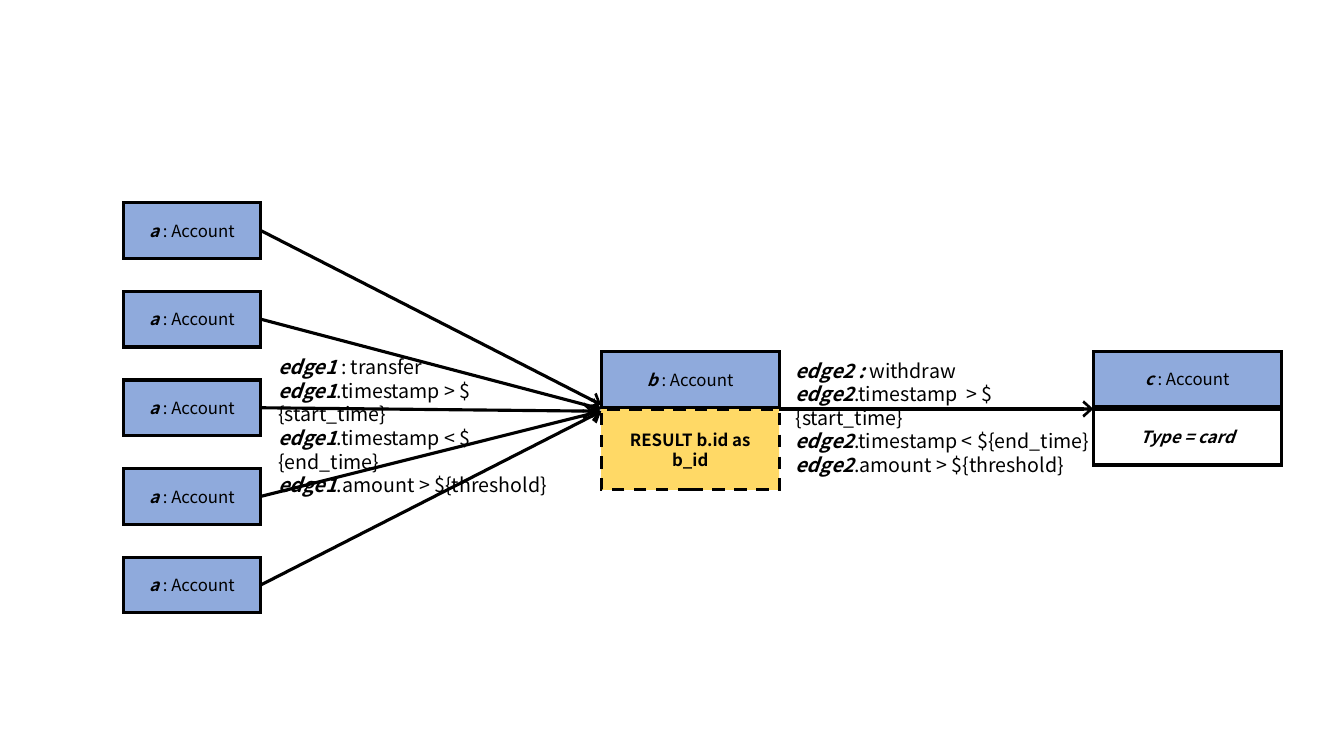
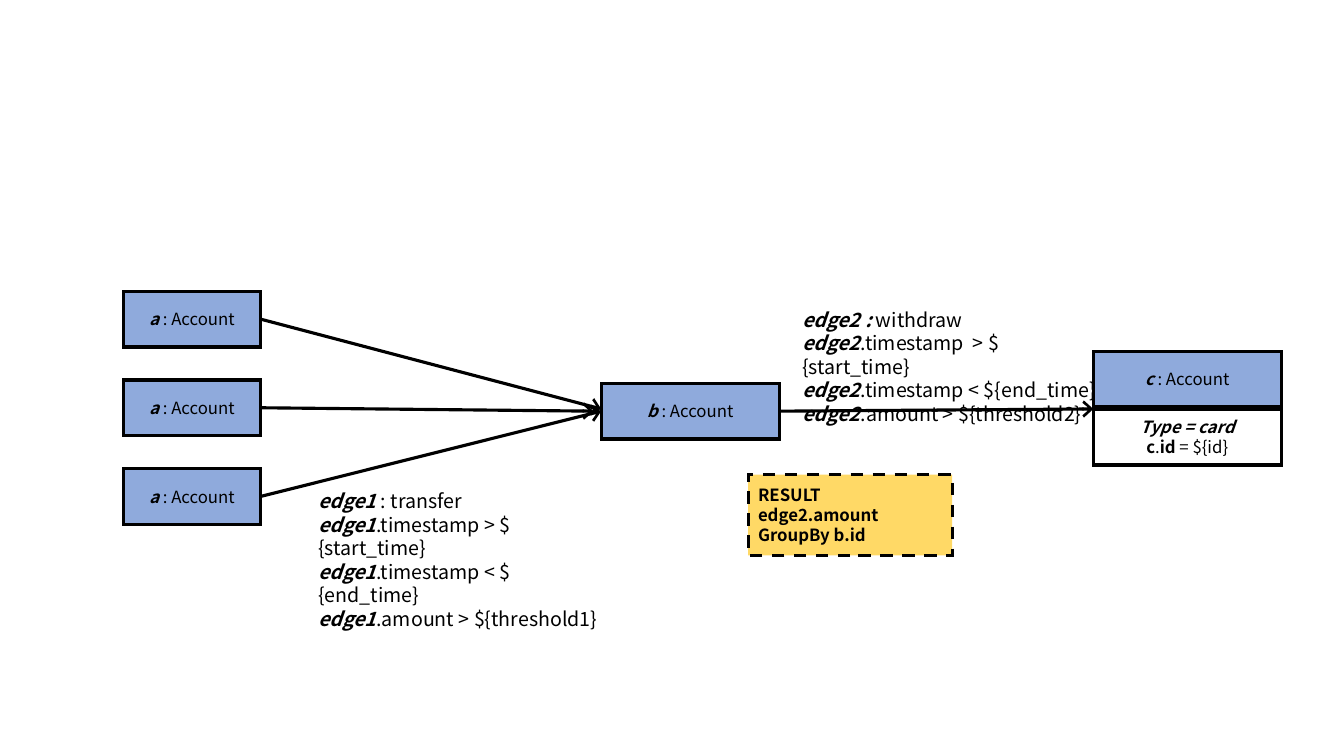
Before and after one commit to ldbc/ldbc_finbench_docs, a slide deck: slide 6 of patterns/transaction-read.pptx. Drawn at 1344x756 pixels with LibreOffice and Linux fonts; fonts in the diff are those of the drawing. Boxes give left, top, right and bottom in pixels: in the first picture for what was removed or moved away, otherwise in the second. Text is boxed around its words. In the diff, an @@ line names an element or a change of style, - is before the commit and + after.

```diff
--- a/patterns/transaction-read.pptx
+++ b/patterns/transaction-read.pptx
@@ text "edge2 : withdraw" moved from (x1=796, y1=362, x2=1089, y2=477) to (x1=802, y1=311, x2=1096, y2=426) @@
@@ rectangle "b : Account" moved from (x1=601, y1=352, x2=779, y2=407) to (x1=601, y1=383, x2=779, y2=439) @@
@@ group removed at (x1=123, y1=203, x2=601, y2=613): 2 arrows, 2 rectangles @@
-a : Account
-a : Account
@@ text at (x1=802, y1=400, x2=1081, y2=426): text changed @@
-edge2.amount > ${threshold}
+edge2.amount > ${threshold2}
@@ text in rectangle at (x1=1146, y1=439, x2=1229, y2=456): paragraph added @@
+c.id = ${id}
@@ rectangle "RESULT edge2.amount" resized from (x1=601, y1=409, x2=779, y2=490) to (x1=748, y1=475, x2=952, y2=556) @@
@@ text "edge1 : transfer" moved from (x1=278, y1=354, x2=547, y2=498) to (x1=318, y1=492, x2=597, y2=631) @@
@@ text in rectangle at (x1=758, y1=488, x2=878, y2=545): text changed @@
-RESULT b.id as b_id
+RESULT edge2.amount
+GroupBy b.id
@@ text at (x1=318, y1=605, x2=597, y2=631): text changed @@
-edge1.amount > ${threshold}
+edge1.amount > ${threshold1}
```
Also in this commit, not shown: 1 other slide changed, 1 slide removed, 14 other files.
